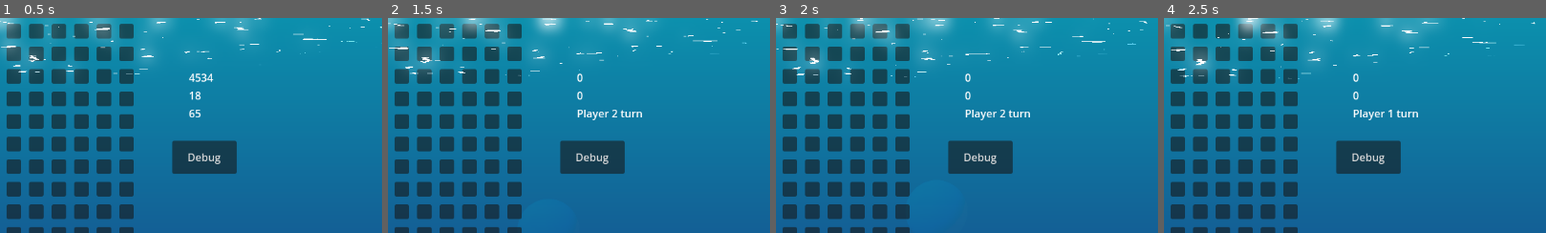
Above: before the commit, frames 1-4 (left to right).
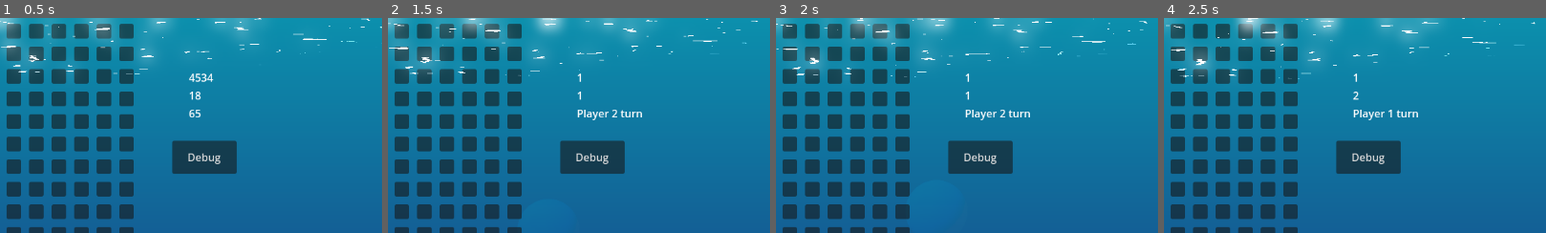
Above: after the commit, the same moments.

Repository: BeadsInCheese/CellularBubbleState
Game: Godot game, scene res://MainGame.tscn
Same seed, same stepped clock (60 frames per second), same inputs: the game is played once before the commit and once after it.
Inputs (mouse positions are % of the whole screen's width and height, from its top left):
- Up to frame 1 (0.5 s): no input
- Up to frame 2 (1.5 s): click (2, 3) at 0.52 s; click (5, 3) at 1.27 s
- Up to frame 3 (2 s): no input
- Up to frame 4 (2.5 s): click (8, 3) at 2.02 s
The pictures show only the part of the screen within x 41-91%, y 0-50%; the shares and areas given below are measured in that part.

Frame 1 is identical in both runs. In frame 2, 0.1% of the frame differs, in the area x 49-51%, y 25-39%; in frame 3, 0.1%; in frame 4, less than 0.1%.

Commit message:
added score calculation

Diff:
--- a/gamejam2025/Grid.gd
+++ b/gamejam2025/Grid.gd
@@ -16,13 +16,23 @@
 var currentTurn=0
 var player1Score = 0
 var player2Score = 0
+func updateScore():
+	player1Score=0
+	player2Score=0
+	for i in gridList:
+		if(i.tileType==1 or i.tileType== 2):
+			player1Score+=1
+		if(i.tileType==3 or i.tileType == 4):
+			player2Score+=1
 
 func changeTurn()->void:
 	currentTurn=(currentTurn+1)%6
-	gui.updateSidebar(turnOrder[currentTurn],player1Score,player2Score)
+
 	if(turnOrder[currentTurn]==Players.AUTOMATA):
 		automata_step()
 		changeTurn()
+	updateScore()
+	gui.updateSidebar(turnOrder[currentTurn],player1Score,player2Score)
 
 # Called when the node enters the scene tree for the first time.
 func _ready() -> void:
